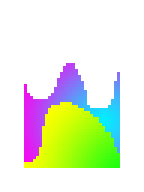
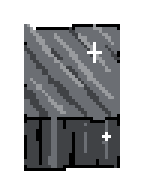
Two versions of the same layered image (w=144, h=192). Layer-by-layer changes:
hid group "Gruppe 2" (12 layers) over 24, 24, 120, 171
showed group "Gruppe 1" (3 layers) over 24, 24, 120, 171
showed "Ebene 3 Kopie" over 30, 24, 111, 141
painted on "Ebene 1" over 24, 24, 120, 168
